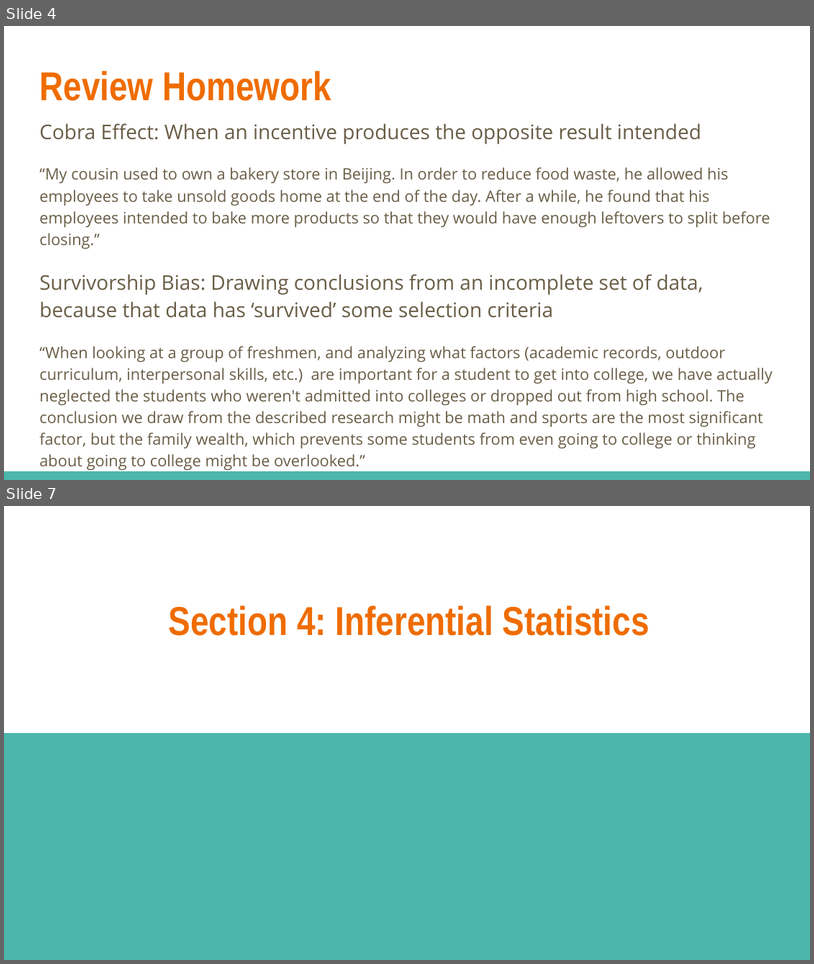
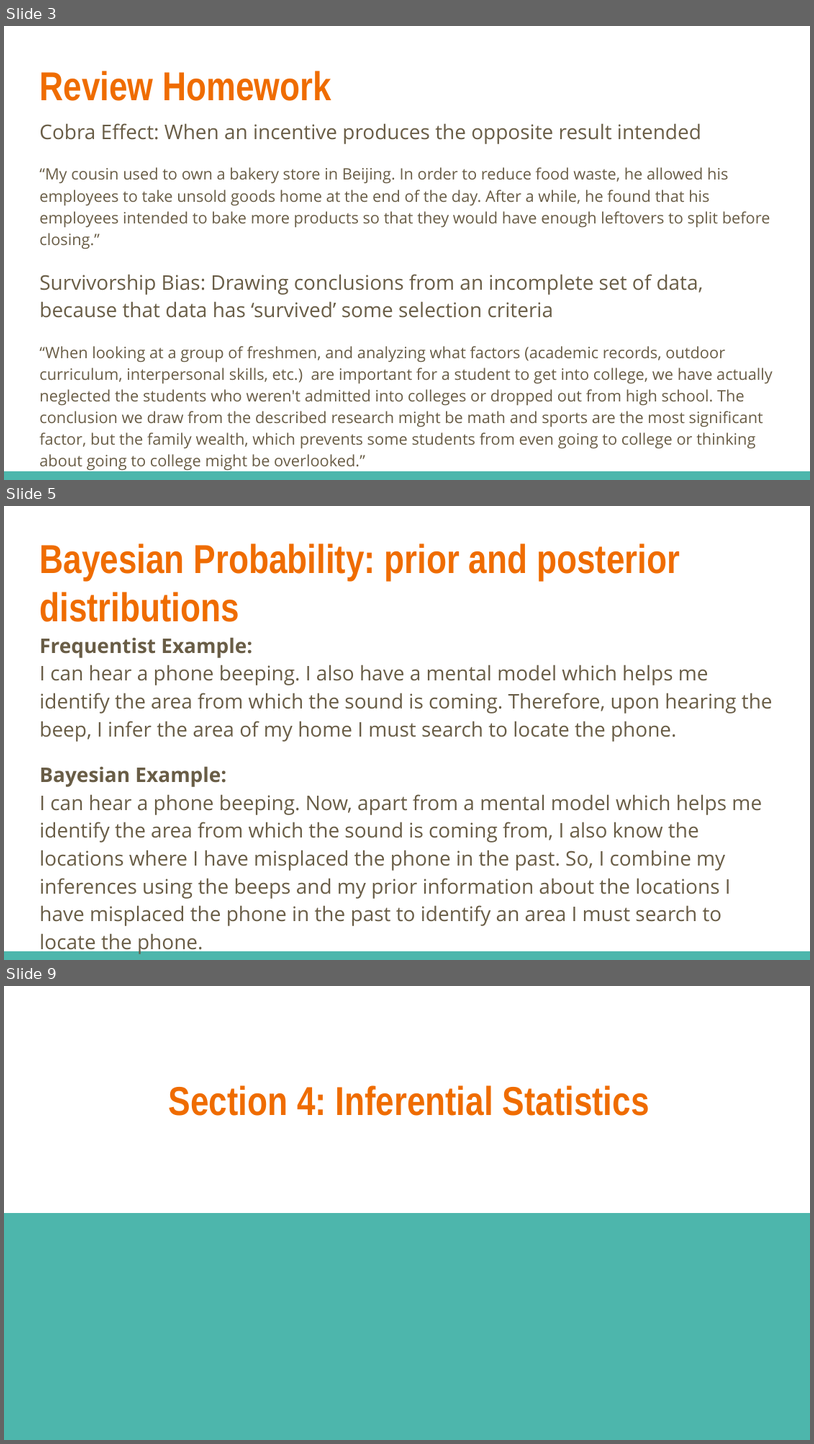
Before and after one commit to georgetown-analytics/XBUS-504-01.Data_Analysis_I_Statistics, a slide deck: slides/XBUS-504-2.pptx. Shown one above the other, each under a label of ours: slides 4 and 7 before the commit, slides 3, 5 and 9 after it; the slides between them are not shown. The pictures are 814x964 and 814x1444 pixels, drawn with LibreOffice and Linux fonts; fonts in the diff are those of the drawing. Boxes give left, top, right and bottom in pixels: in the first picture for what was removed or moved away, otherwise in the second. Text is boxed around its words. In the diff, an @@ line names an element or a change of style, - is before the commit and + after.

```diff
--- a/slides/XBUS-504-2.pptx
+++ b/slides/XBUS-504-2.pptx
@@ slide 5 added at (4,506,810,960), background #FFFFFF; not listed: 1 template element that a slide beside it also shows @@
@@ title added at (39,543,680,622), 36 pt, text #EF6C00, bold @@
+Bayesian Probability: prior and posterior distributions
@@ text added at (39,637,773,954), 18 pt, text #695D46 @@
+Frequentist Example:
+I can hear a phone beeping. I also have a mental model which helps me identify the area from which the sound is coming. Therefore, upon hearing the beep, I infer the area of my home I must search to locate the phone.
+Bayesian Example:
+I can hear a phone beeping. Now, apart from a mental model which helps me identify the area from which the sound is coming from, I also know the locations where I have misplaced the phone in the past. So, I combine my inferences using the beeps and my prior information about the locations I have misplaced the phone in the past to identify an area I must search to locate the phone.
@@ what was slide 4 is now slide 3 @@
@@ what was slide 7 is now slide 9 @@
```
Also in this commit, not shown: 6 slides changed, 4 other slides added, 3 slides removed, 5 other files.
